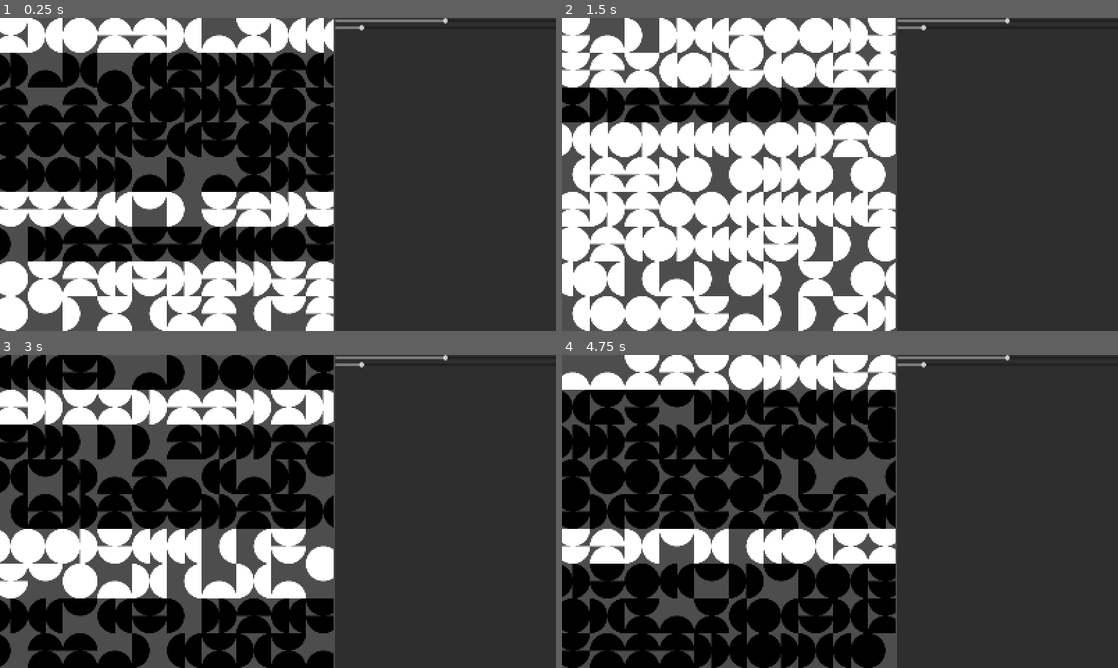
Above: before the commit, frames 1-4 (two rows, left to right).
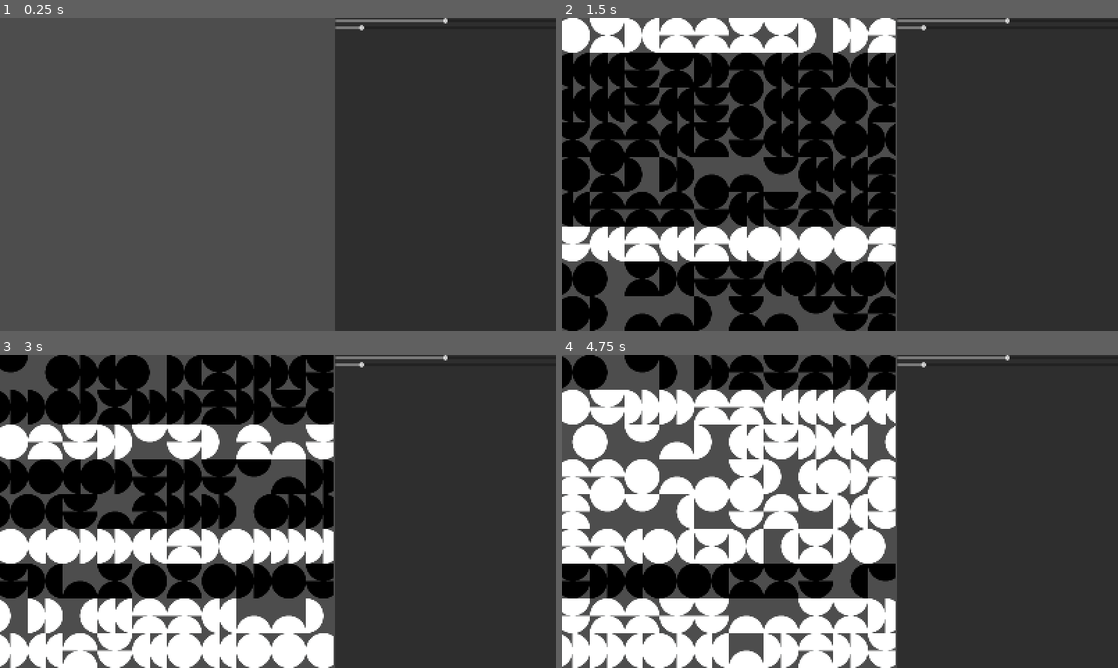
Above: after the commit, the same moments.

Repository: rio-raimundo/Sykora-painting-recreation
Game: Godot game, scene res://scenes/main-scene.tscn
Two runs of this game, one before a commit and one after it. Both use one fixed random seed, a clock stepped at 60 frames per second and the inputs below.
Inputs (mouse positions are in pixels of both pictures, inside the frame that each line leads up to):
- Up to frame 1 (0.25 s): no input
- Up to frame 2 (1.5 s): tap Enter at 0.5 s; move the mouse to (728, 174) at 0.52 s; tap P at 0.6 s; click (728, 174) at 0.67 s; tap C at 0.8, 1.35 s; tap Space at 1.25 s; hold S from 1.28 s (still down); click (728, 174) at 1.42 s
- Up to frame 3 (3 s): tap R at 1.55, 2.1 s; tap Enter at 2 s; release S at 2.03 s; click (166, 511) at 2.17 s; tap H at 2.3, 2.85 s; tap Space at 2.75 s; click (166, 511) at 2.92 s
- Up to frame 4 (4.75 s): tap P at 3.05, 3.6 s; tap Enter at 3.5 s; hold S from 3.53 s (still down); click (728, 511) at 3.67 s; tap C at 3.8, 4.35 s; tap Space at 4.25 s; click (728, 511) at 4.42 s; tap R at 4.55 s

The runs differ from the first frame. In frame 1, 45% of the frame differs, in the area x 0-60%, y 0-100%; in frame 2, 42%; in frame 3, 40%; in frame 4, 47%.

Commit message:
Clicking events work but grid squares are not initialised on startup yet

Diff:
--- a/scripts/grid.gd
+++ b/scripts/grid.gd
@@ -83,9 +83,8 @@
 	# Currently this can only happen once, meaning the viewport and min_cell_size can't change after initialisation!
 	if grid_pool.is_empty(): _initialise_grid_pool()
 
-	# Draw the visible grid
-	# Currently this uses the old logic (need to change it)
-	_generate_all()
+	# Redraw the visible grid but don't update the shapes?
+	_generate_visible_grid()
 
 func _initialise_grid_pool():
 	# Figure out what the maximum number of squares that we might need is and save them in the pool
@@ -122,37 +121,10 @@
 
 
 func _generate_all():
-	# _generate_grid_squares()
 	_generate_visible_grid()
-	_generate_grid_square_attributes()
-	_generate_shapes()
+	_update_grid_squares()
 	queue_redraw()
 
-# func _generate_grid_squares():
-# 	visible_grid = []
-# 	# Points are relative to (0, 0) so they are the same for all squares
-# 	var points = gen_rectangle_points(Vector2(cell_size, cell_size))
-
-# 	# Initialise visible_grid object
-# 	for row in range(n_cells[0]):  # rows, so y
-# 		visible_grid.append([])
-# 		for col in range(n_cells[1]):  # cols, so x
-# 			# Calculate the position for this square
-# 			var position = (Vector2(col+0.5, row+0.5))  * cell_size - (grid_dim/2)
-
-# 			# Initialise our grid square scene as a child and call the setup function
-# 			var instance = GridSquareScene.instantiate()
-# 			add_child(instance)
-# 			instance.setup(
-# 				Vector2i(row, col),
-# 				pattern_map.textures,
-
-# 				position,
-#  				cell_size,
-# 				points,
-# 			)
-# 			instance.square_clicked.connect(_on_grid_square_clicked)
-# 			visible_grid[row].append(instance)
 
 # Should be called whenever the cell_size changes!
 func _generate_visible_grid():
@@ -183,9 +155,10 @@
 			g.size = cell_size
 
 
-func _generate_grid_square_attributes(
-	gen_color: bool = true,
-	gen_initial_patterns: bool = true,
+func _update_grid_squares(
+	gen_color: bool = false,
+	gen_initial_patterns: bool = false,
+	gen_shapes: bool = false,
 	shapes_visible: bool = true,
 ):
 	for row in range(n_cells[0]):
@@ -206,27 +179,27 @@
 				visible_grid[row][col].initial_pattern_idx = initial_pattern_idx
 				visible_grid[row][col].orientation = grid_orientation
 
-func _generate_shapes():
-	# Draw patterns using a weighted random of the surrounding initial patterns
-	for row in range(n_cells[0]):
-		# Initialise counts array to keep track of pattern_map idxs in adjacent squares
-		var counts = []
-		counts.resize(len(pattern_map.textures))
-		counts.fill(0)
-
-		# Start with the first pattern_map in the row
-		counts[visible_grid[row][0].initial_pattern_idx] += 1
-		for col in range(n_cells[1]):
-			var g = visible_grid[row][col]
-
-			# --- GENERATE NEW PATTERN IDK ---
-			# The new pattern_name idx is determined by the three adjacent patterns in the row (x-1, x, x+1)
-			# Increment the counts by the next pattern_idx if not at end of row, and decrement by outdated one if not at start
-			if (col < n_cells[1] - 1): counts[visible_grid[row][col+1].initial_pattern_idx] += 1
-			if (col > 1): counts[visible_grid[row][col-2].initial_pattern_idx] -= 1
-
-			# Update the current pattern_name idx of the grid square
-			g.set_pattern(h.weighted_random(counts))
+	if gen_shapes:
+		# Draw patterns using a weighted random of the surrounding initial patterns
+		for row in range(n_cells[0]):
+			# Initialise counts array to keep track of pattern_map idxs in adjacent squares
+			var counts = []
+			counts.resize(len(pattern_map.textures))
+			counts.fill(0)
+
+			# Start with the first pattern_map in the row
+			counts[visible_grid[row][0].initial_pattern_idx] += 1
+			for col in range(n_cells[1]):
+				var g = visible_grid[row][col]
+
+				# --- GENERATE NEW PATTERN IDK ---
+				# The new pattern_name idx is determined by the three adjacent patterns in the row (x-1, x, x+1)
+				# Increment the counts by the next pattern_idx if not at end of row, and decrement by outdated one if not at start
+				if (col < n_cells[1] - 1): counts[visible_grid[row][col+1].initial_pattern_idx] += 1
+				if (col > 1): counts[visible_grid[row][col-2].initial_pattern_idx] -= 1
+
+				# Update the current pattern_name idx of the grid square
+				g.set_pattern(h.weighted_random(counts))
 
 
 # --- SIGNAL FUNCTIONS ---
@@ -262,26 +235,24 @@
 	if (event is InputEventKey) and (event.keycode in LEGAL_KEYS):
 		# If S, reset the circle generation KEEPING THE SAME INITIAL PATTERN IDXS
 		if event.keycode == KEY_S and event.is_pressed() and not event.is_echo():
-			_generate_shapes()
+			_update_grid_squares(false, false, true)  # just regenerate shapes
 
 		# If P, reset the circle generation WITH NEW PATTERN IDXs
 		if event.keycode == KEY_P and event.is_pressed() and not event.is_echo():
-			_generate_grid_square_attributes(false, true)
-			_generate_shapes()
+			_update_grid_squares(false, true, true)
 
 		# If C, reset just the background colors
 		if event.keycode == KEY_C and event.is_pressed() and not event.is_echo():
-			_generate_grid_square_attributes(true, false)
+			_update_grid_squares(true)
 
 		# If R, reset everything
 		if event.keycode == KEY_R and event.is_pressed() and not event.is_echo():
-			_generate_grid_square_attributes(true, true)
-			_generate_shapes()
+			_update_grid_squares(true, true, true)
 
 		# If H, toggle hide/show circles
 		if event.keycode == KEY_H and event.is_pressed() and not event.is_echo():
 			show_shapes = !show_shapes
-			_generate_grid_square_attributes(false, false, show_shapes)
+			_update_grid_squares(false, false, false, show_shapes)
 
 		# Redraw no matter what
 		queue_redraw()
